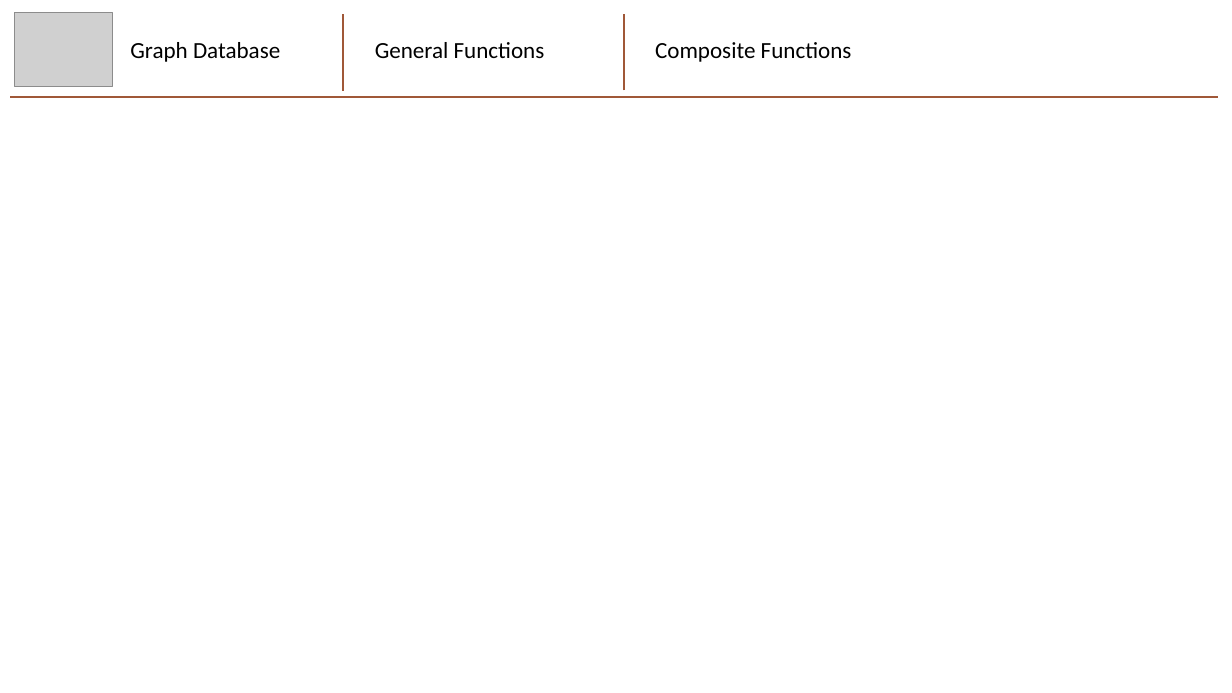
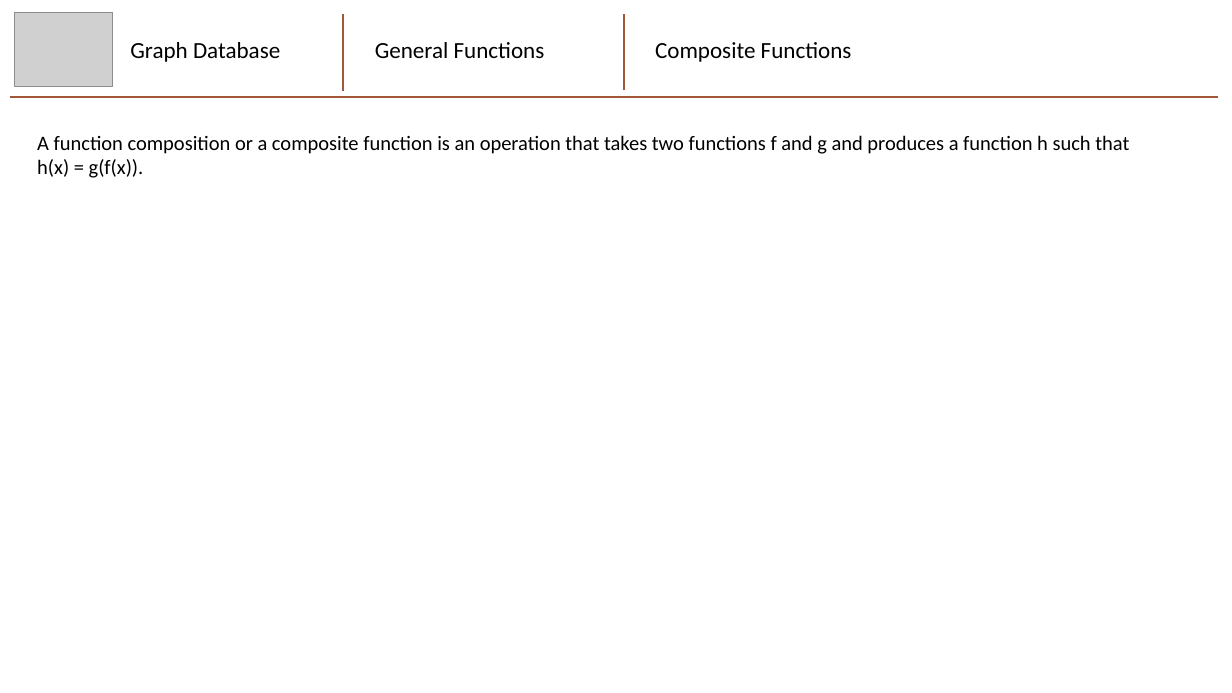
Before and after one commit to mhaythornthwaite/Testing_ML_Algorithms, a slide deck: slide 9 of Graphs_and_Functions/Graphs_and_Functions.pptx (slide 7 before the commit). Drawn at 1232x693 pixels with LibreOffice and Linux fonts; fonts in the diff are those of the drawing; grey boxes stand for pictures. Boxes give left, top, right and bottom in pixels: in the first picture for what was removed or moved away, otherwise in the second. Text is boxed around its words. In the diff, an @@ line names an element or a change of style, - is before the commit and + after.

Commit message:
Logarithmic Functions

```diff
--- a/Graphs_and_Functions/Graphs_and_Functions.pptx
+++ b/Graphs_and_Functions/Graphs_and_Functions.pptx
@@ text added at (37,135,1129,178), 16 pt, text #000000 @@
+A function composition or a composite function is an operation that takes two functions f and g and produces a function h such that h(x) = g(f(x)).
```
Also in this commit, not shown: 5 other slides changed, 2 slides added, 1 other file.
